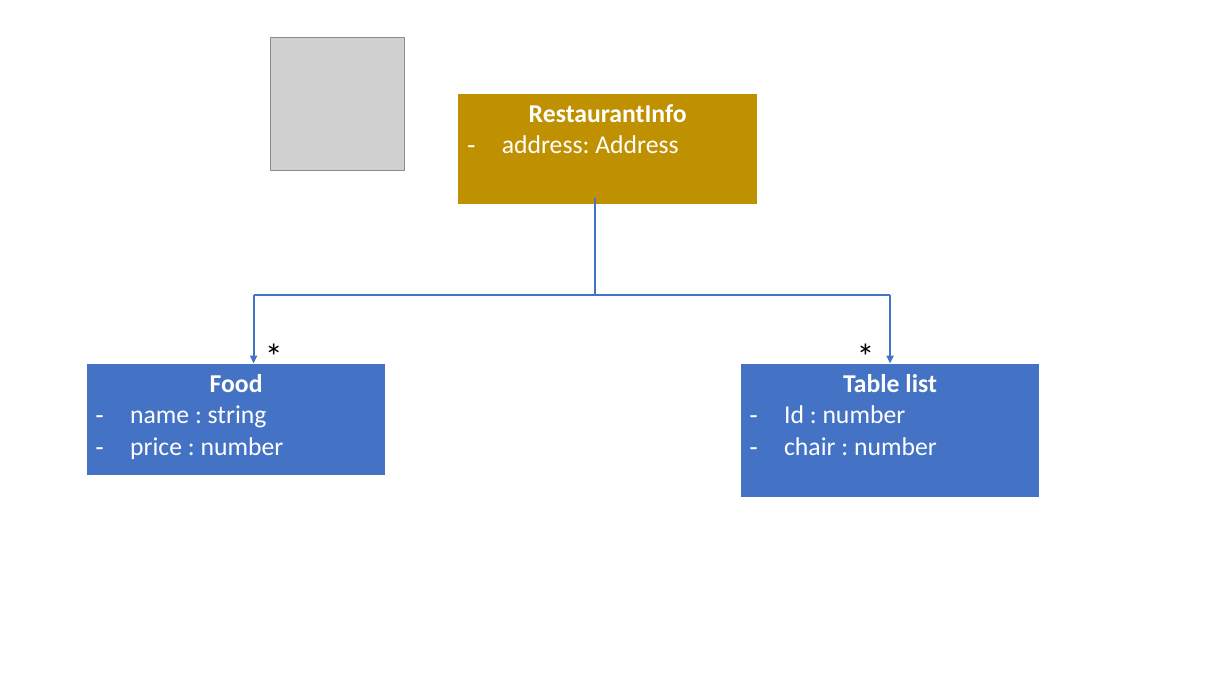
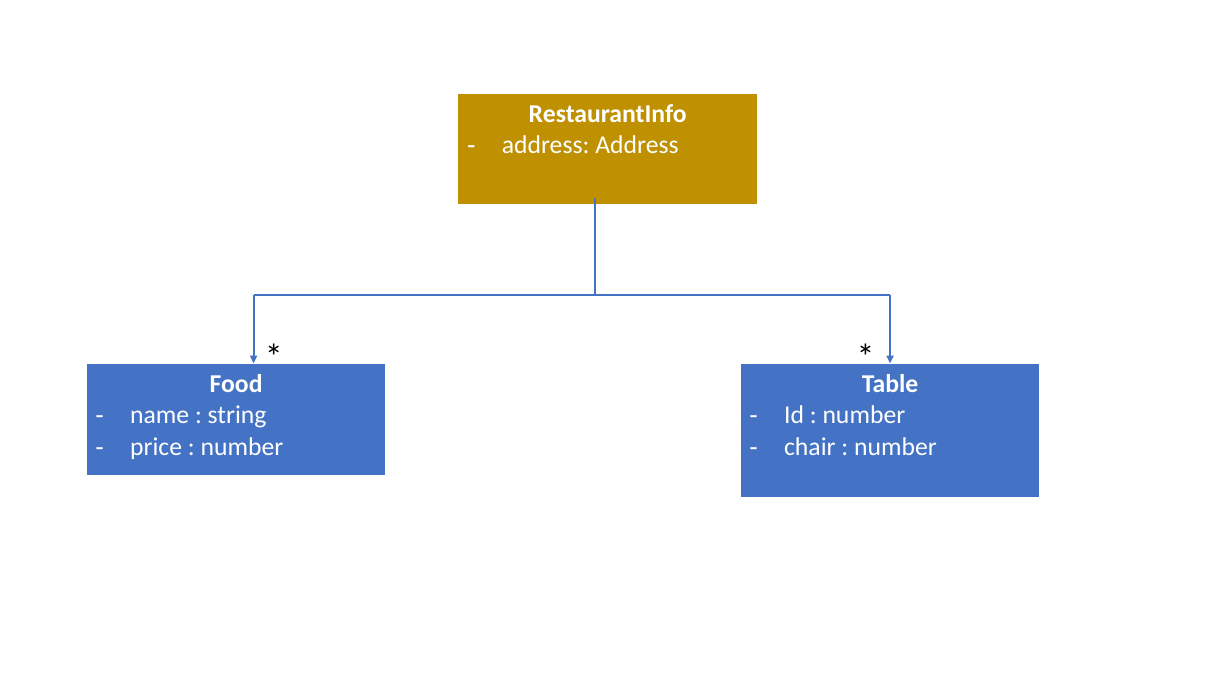
Before and after one commit to sophyseuy/OOP-PROJECT, a slide deck: slide 5 of Presentation1.pptx (slide 4 before the commit). Drawn at 1232x693 pixels with LibreOffice and Linux fonts; fonts in the diff are those of the drawing; grey boxes stand for pictures. Boxes give left, top, right and bottom in pixels: in the first picture for what was removed or moved away, otherwise in the second. Text is boxed around its words. In the diff, an @@ line names an element or a change of style, - is before the commit and + after.

```diff
--- a/Presentation1.pptx
+++ b/Presentation1.pptx
@@ picture removed at (270, 38, 404, 170) @@
@@ table at (740, 363, 1040, 495) @@
-row 1, column 1: Table list / Id : number / chair : number
+row 1, column 1: Table / Id : number / chair : number
```
Also in this commit, not shown: 4 other slides changed, 27 other files.
